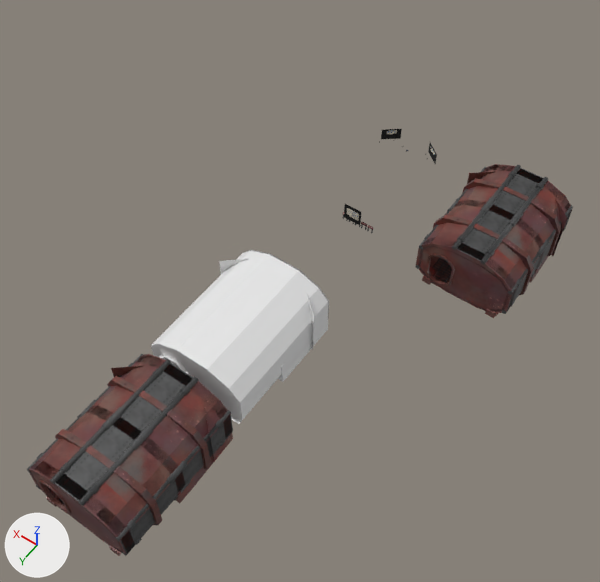
The Blender file Blender/control_room.blend: old version first, new version second.
Both versions are drawn from a camera (50 mm lens) standing at (-17.9, 33.9, 38.8) and looking at (-0.5, 9.5, 0.5). The lights are fixed; the arrows at lower left show +X, +Y and +Z. The older version comes first.
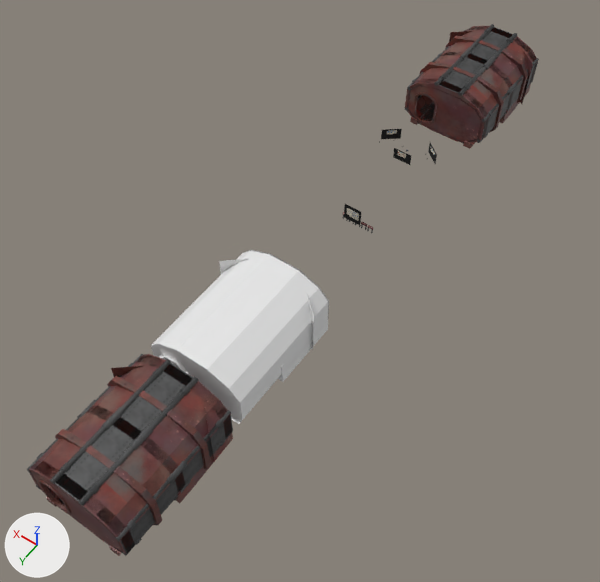
Location of each change, [x1, y1, x2, y2] in pixels of the pictures (600 x 582 px):
'Cube.001', moved
    before: [416, 164, 573, 318]
    after: [405, 24, 539, 149]

What the commit changed:
Object 'Cube.001' (ob_cube_001) moves from (-8.0, 0.0, 0.0) to (0.0, -12.0, 0.0).
